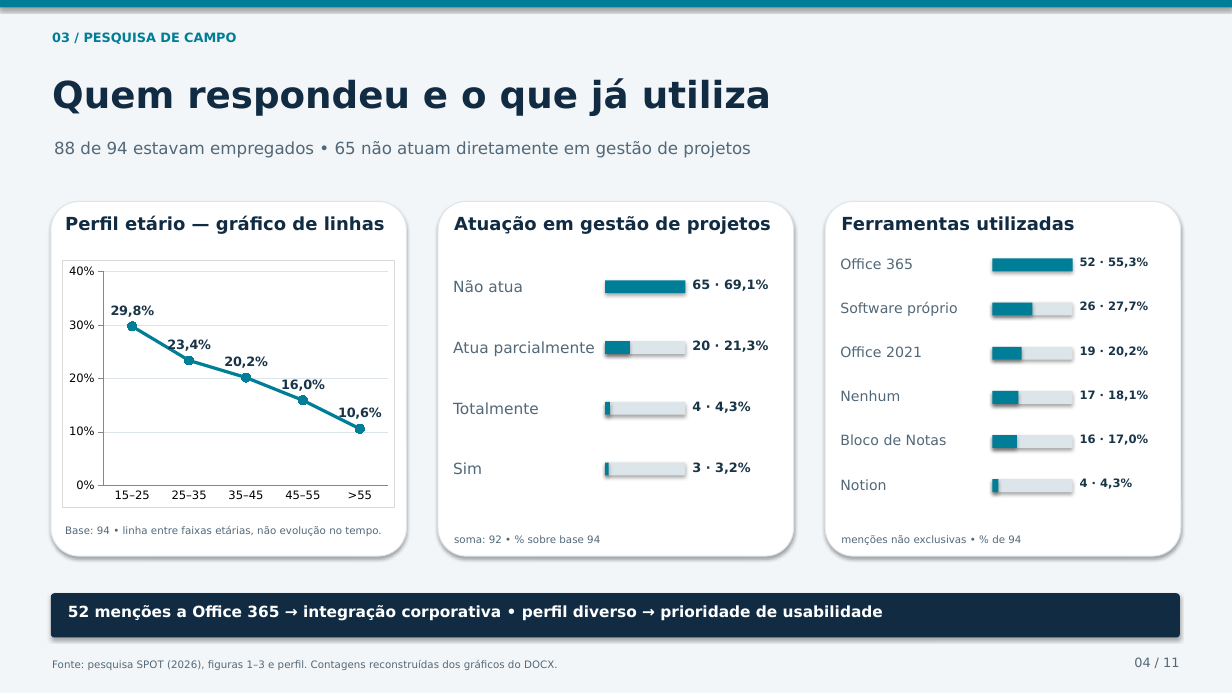
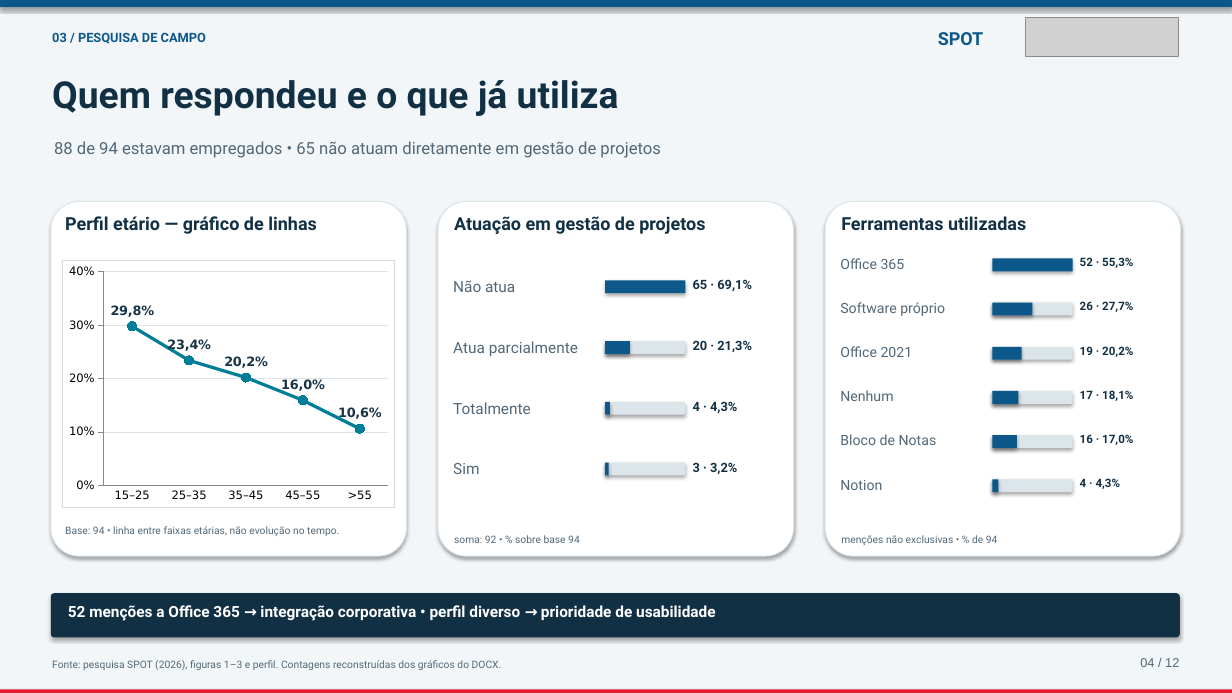
Before and after one commit to iamnotlittleprince/SPOT, a slide deck: slide 4 of docs/tcc/SPOT-Defesa-TCC-revisado.pptx. Drawn at 1232x693 pixels with LibreOffice and Linux fonts; fonts in the diff are those of the drawing; grey boxes stand for pictures. Boxes give left, top, right and bottom in pixels: in the first picture for what was removed or moved away, otherwise in the second. Text is boxed around its words. In the diff, an @@ line names an element or a change of style, - is before the commit and + after.

```diff
--- a/docs/tcc/SPOT-Defesa-TCC-revisado.pptx
+++ b/docs/tcc/SPOT-Defesa-TCC-revisado.pptx
@@ picture added at [1026,18,1178,56] @@
@@ text "03 / PESQUISA DE CAMPO" at [52,32,206,44]: font DejaVu Sans to Roboto, text colour #007E98 to #0C588A @@
@@ text added at [938,32,983,45], 14 pt, text #0C588A, bold @@
+SPOT
@@ font DejaVu Sans to Roboto, text colour #112C42 to #123044 in 4 elements at [52,80,619,116], [65,216,317,234], [454,216,705,234], [841,216,1026,230] @@
@@ font DejaVu Sans to Roboto, text colour #183447 to #123044 in 10 elements at [693,279,752,291], [693,340,752,352], [693,401,737,413], [693,462,737,474], [1080,257,1133,268], [1080,301,1133,312], [1080,346,1133,357], [1080,390,1133,401], [1080,434,1133,445], [1080,478,1121,489] @@
@@ fill #007E98 to #0C588A in 11 elements at [0,0,1232,7], [605,280,686,293], [605,341,630,354], [605,402,610,415], [605,463,609,476], [993,259,1073,272], [993,303,1032,316], [993,347,1022,360], [993,391,1019,404], [993,435,1018,448], [993,480,999,493] @@
@@ rounded rectangle at [51,593,1180,638]: fill #112C42 to #123044 @@
@@ font DejaVu Sans to Roboto in 16 elements at [54,141,661,158], [52,660,502,670], [65,526,339,536], [453,280,515,292], [453,341,578,356], [453,402,531,414], [453,463,479,474], [454,535,580,543], [840,258,905,269], [840,302,945,316], [840,346,913,357], [840,390,893,401], [840,434,937,445], [840,480,882,490], [841,535,998,545], [68,605,716,621] @@
@@ text at [1140,658,1179,667]: text changed; font DejaVu Sans to Arial @@
-04 / 11
+04 / 12
@@ rectangle added at [0,689,1232,693], fill #E31B36 @@
```
Also in this commit, not shown: 10 other slides changed, 1 slide added, 18 other files.
